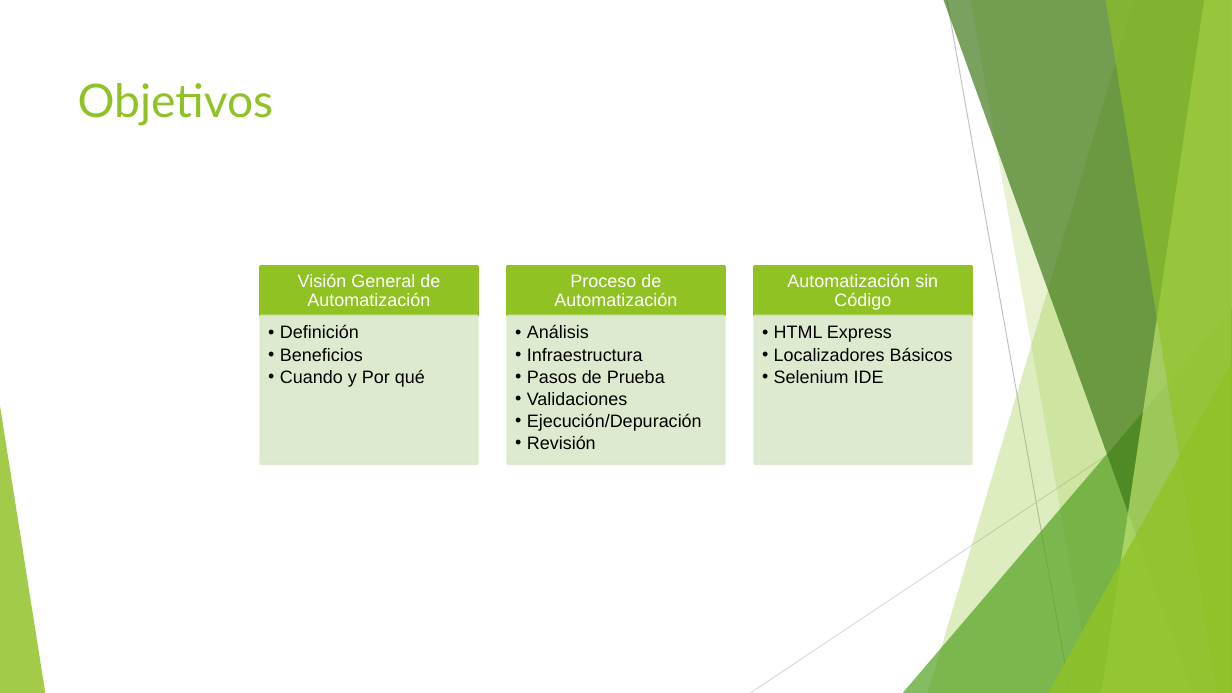
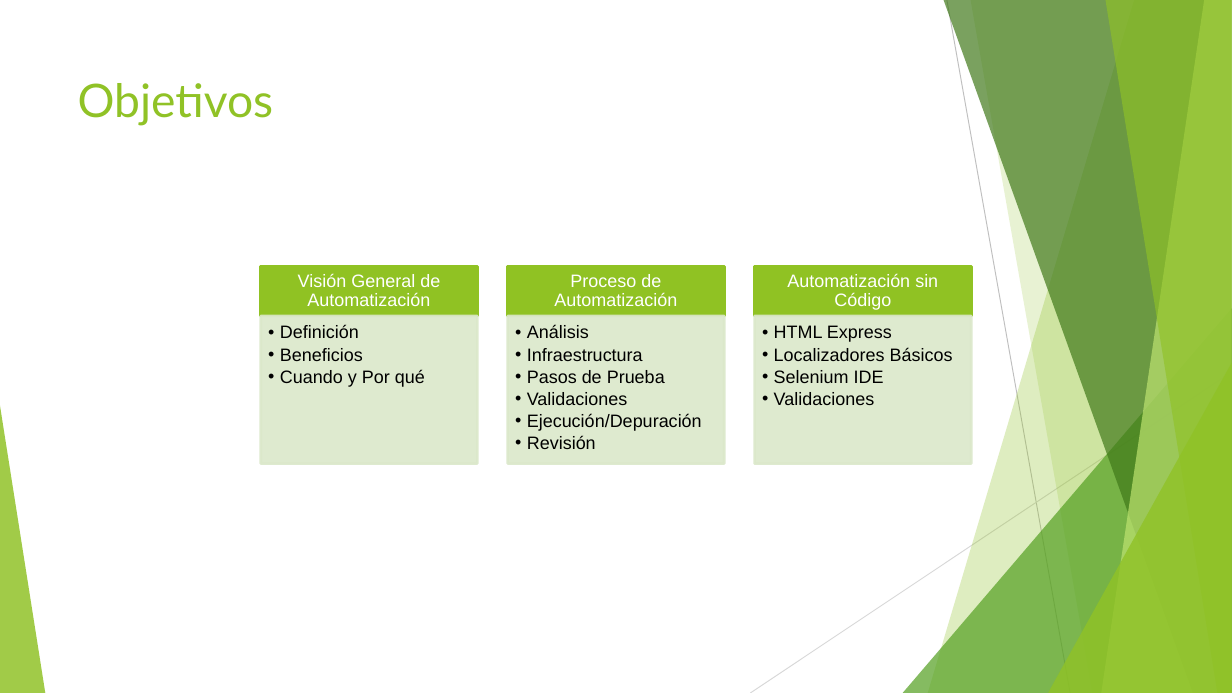
Before and after one commit to jomarnavarro/intro_automation, a slide deck: slide 2 of presentaciones/Selenium, Modulo 1.pptx. Drawn at 1232x693 pixels with LibreOffice and Linux fonts; fonts in the diff are those of the drawing. Boxes give left, top, right and bottom in pixels: in the first picture for what was removed or moved away, otherwise in the second. Text is boxed around its words. In the diff, an @@ line names an element or a change of style, - is before the commit and + after.

```diff
--- a/presentaciones/Selenium, Modulo 1.pptx
+++ b/presentaciones/Selenium, Modulo 1.pptx
@@ text at [774, 392, 875, 405]: paragraph added @@
+  • Validaciones
```
Also in this commit, not shown: 1 other slide changed, 1 slide added.
